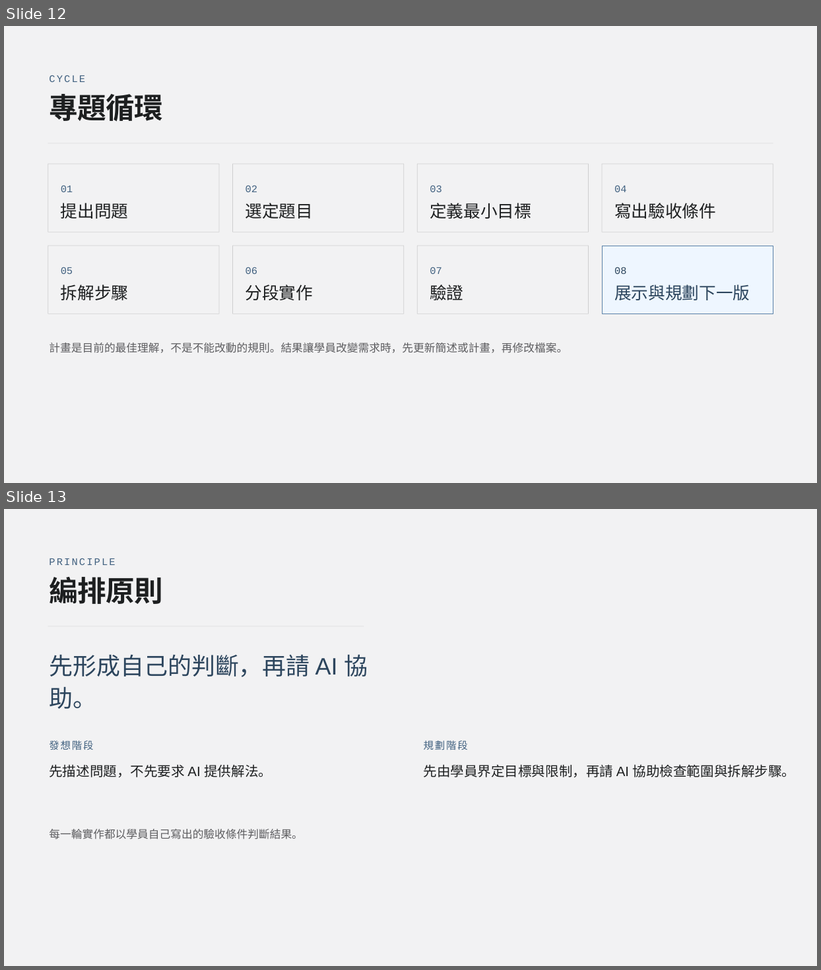
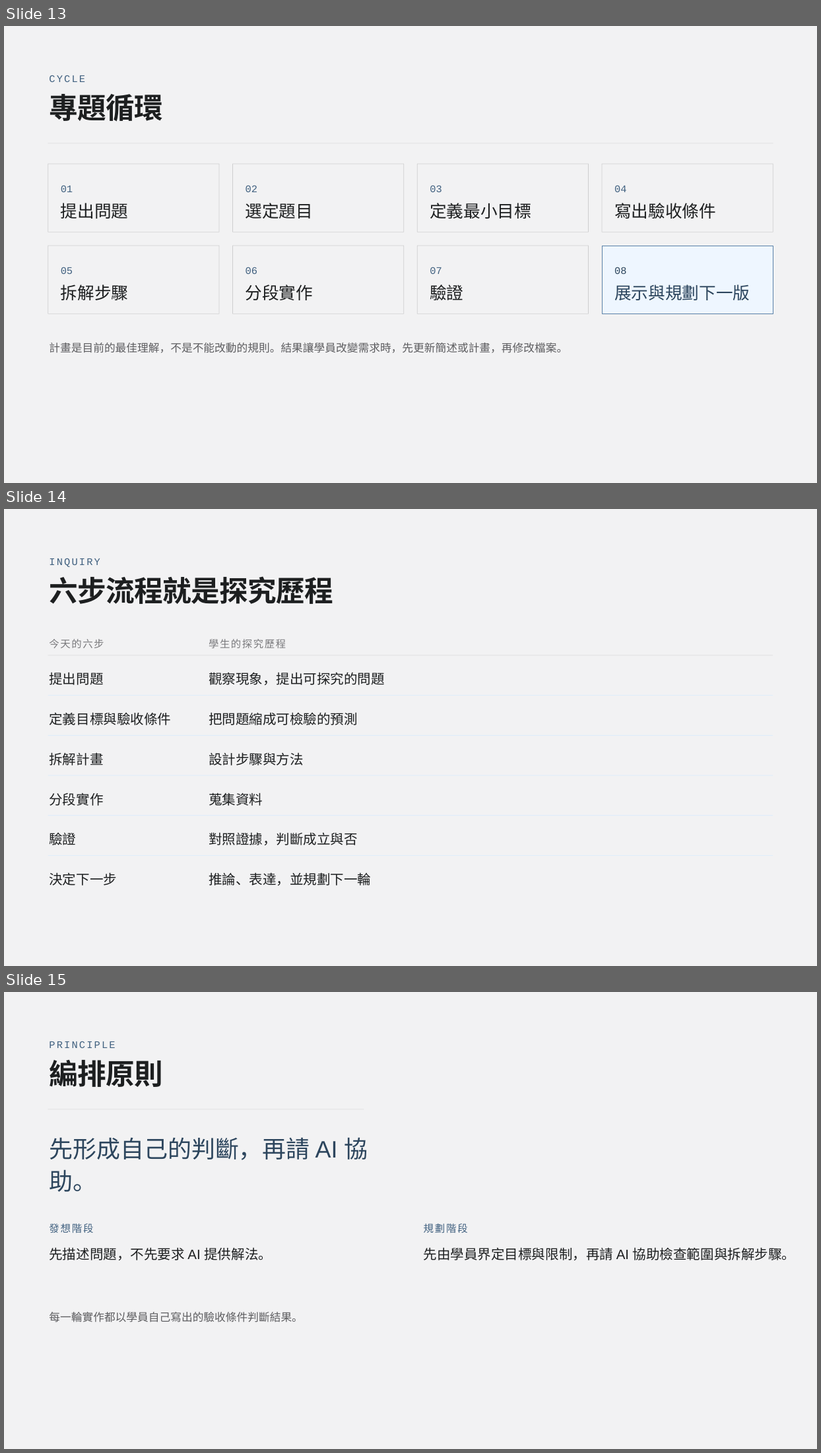
Before and after one commit to htchen/LLM2Life, a slide deck: instructor/LLM2Life_slide_deck.pptx. Shown one above the other, each under a label of ours: slides 12 and 13 before the commit, slides 13, 14 and 15 after it. The pictures are 821x970 and 821x1453 pixels, drawn with LibreOffice and Linux fonts; fonts in the diff are those of the drawing. Boxes give left, top, right and bottom in pixels: in the first picture for what was removed or moved away, otherwise in the second. Text is boxed around its words. In the diff, an @@ line names an element or a change of style, - is before the commit and + after.

```diff
--- a/instructor/LLM2Life_slide_deck.pptx
+++ b/instructor/LLM2Life_slide_deck.pptx
@@ slide 14 added at [4, 509, 817, 966], background #F2F2F3 @@
@@ text added at [49, 558, 100, 567], 18 pt, text #416180 @@
+INQUIRY
@@ text added at [49, 576, 333, 604], 51 pt, text #1D1F20, bold @@
+六步流程就是探究歷程
@@ text added at [49, 639, 104, 648], 18 pt, text #7A7A7D @@
+今天的六步
@@ text added at [209, 639, 286, 648], 18 pt, text #7A7A7D @@
+學生的探究歷程
@@ rectangle added at [48, 656, 207, 656], fill #1F1F1F at 16% opacity @@
@@ rectangle added at [208, 656, 773, 656], fill #1F1F1F at 16% opacity @@
@@ text added at [49, 672, 103, 685], 24 pt, text #1D1F20 @@
+提出問題
@@ text added at [209, 672, 385, 685], 24 pt, text #1D1F20 @@
+觀察現象，提出可探究的問題
@@ rectangle added at [48, 695, 207, 696], fill #D6EBFF @@
@@ rectangle added at [208, 695, 773, 696], fill #D6EBFF @@
@@ text added at [49, 712, 171, 725], 24 pt, text #1D1F20 @@
+定義目標與驗收條件
@@ text added at [209, 712, 358, 725], 24 pt, text #1D1F20 @@
+把問題縮成可檢驗的預測
@@ rectangle added at [48, 735, 207, 736], fill #D6EBFF @@
@@ rectangle added at [208, 735, 773, 736], fill #D6EBFF @@
@@ text added at [49, 753, 103, 766], 24 pt, text #1D1F20 @@
+拆解計畫
@@ text added at [209, 753, 304, 766], 24 pt, text #1D1F20 @@
+設計步驟與方法
@@ rectangle added at [48, 775, 207, 776], fill #D6EBFF @@
@@ rectangle added at [208, 775, 773, 776], fill #D6EBFF @@
@@ text added at [49, 793, 103, 806], 24 pt, text #1D1F20 @@
+分段實作
@@ text added at [209, 793, 263, 806], 24 pt, text #1D1F20 @@
+蒐集資料
@@ rectangle added at [48, 815, 207, 816], fill #D6EBFF @@
@@ rectangle added at [208, 815, 773, 816], fill #D6EBFF @@
@@ text added at [49, 833, 76, 846], 24 pt, text #1D1F20 @@
+驗證
@@ text added at [209, 832, 358, 846], 24 pt, text #1D1F20 @@
+對照證據，判斷成立與否
@@ rectangle added at [48, 855, 207, 855], fill #D6EBFF @@
@@ rectangle added at [208, 855, 773, 855], fill #D6EBFF @@
@@ text added at [49, 873, 117, 886], 24 pt, text #1D1F20 @@
+決定下一步
@@ text added at [209, 873, 371, 886], 24 pt, text #1D1F20 @@
+推論、表達，並規劃下一輪
@@ what was slide 12 is now slide 13 @@
@@ what was slide 13 is now slide 15 @@
```
Also in this commit, not shown: 2 slides changed, 1 other slide added.
